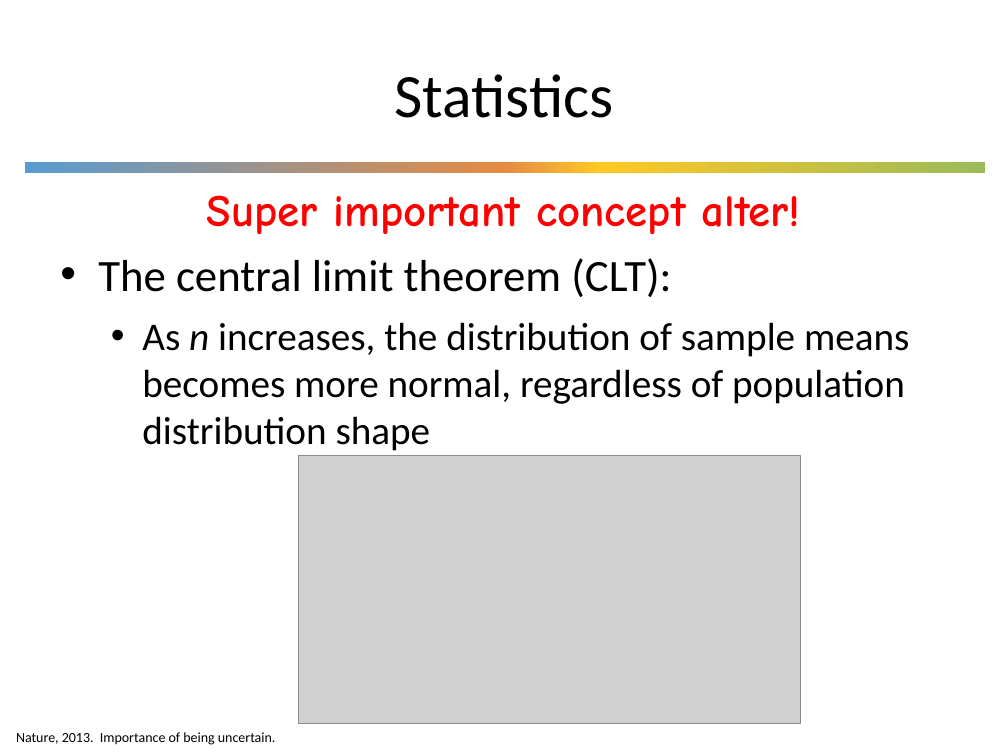
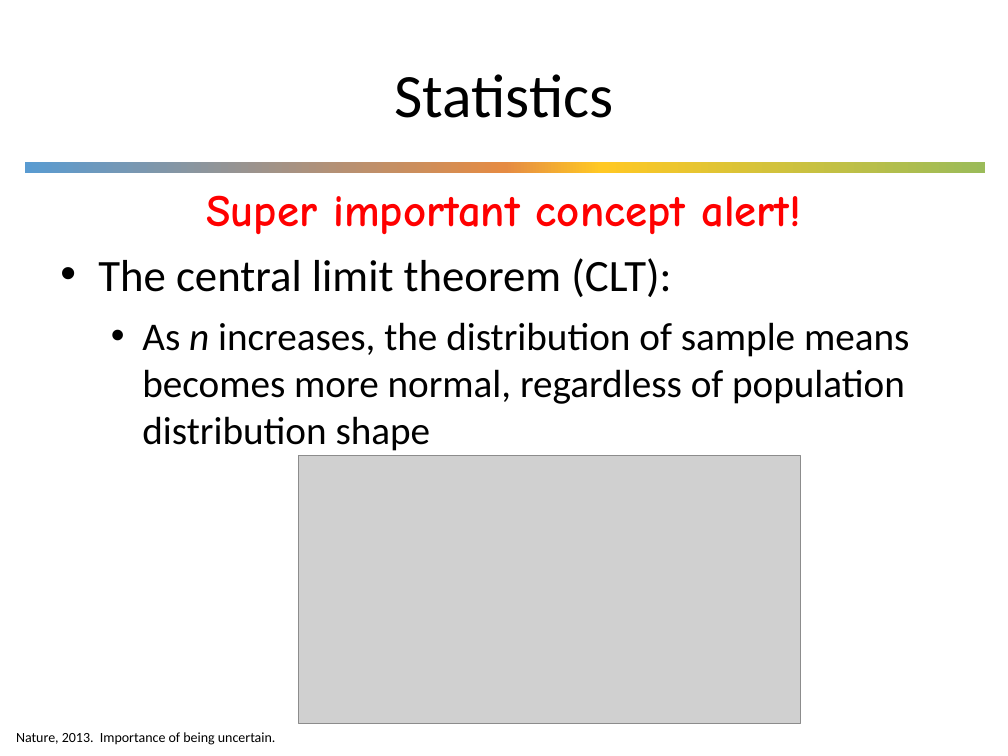
Before and after one commit to UWDIRECT/UWDIRECT.github.io, a slide deck: slide 16 of Wi18_content/DSMCER/L6.Descriptive_Statistics.pptx. Drawn at 1008x756 pixels with LibreOffice and Linux fonts; fonts in the diff are those of the drawing; grey boxes stand for pictures; background and template pictures are left out. Boxes give left, top, right and bottom in pixels: in the first picture for what was removed or moved away, otherwise in the second. Text is boxed around its words. In the diff, an @@ line names an element or a change of style, - is before the commit and + after.

Commit message:
fixed up some formatting issues, spelling, and duplicate slide

```diff
--- a/Wi18_content/DSMCER/L6.Descriptive_Statistics.pptx
+++ b/Wi18_content/DSMCER/L6.Descriptive_Statistics.pptx
@@ text at <box>206,195,801,234</box>: text changed @@
-Super important concept alter!
+Super important concept alert!
```
Also in this commit, not shown: 4 other slides changed.
